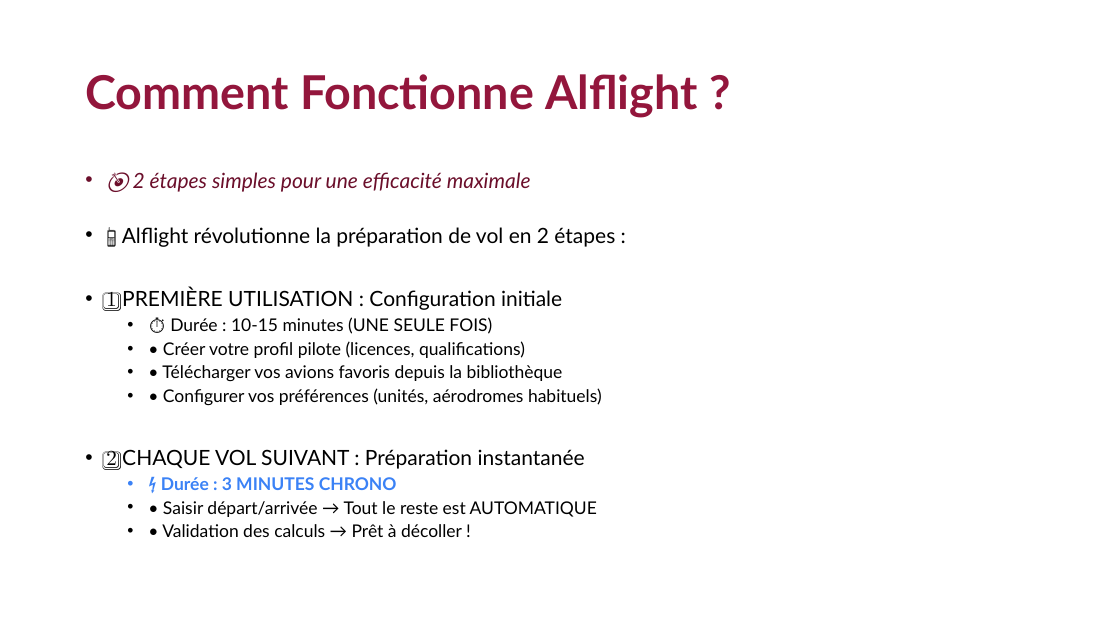
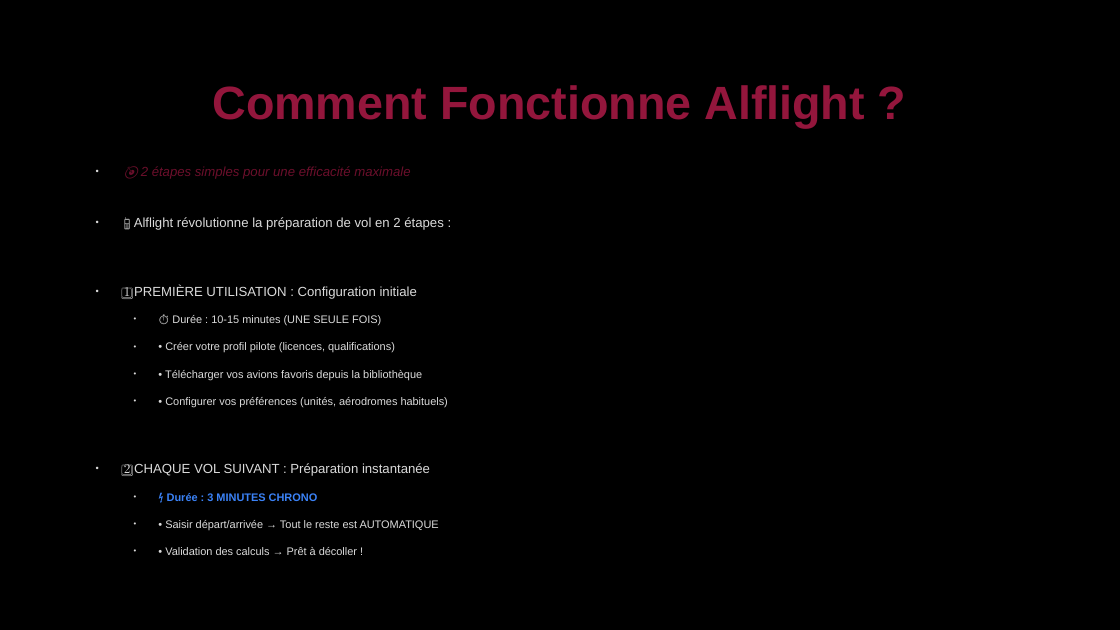
Before and after one commit to Ne0hermes/alflight, a slide deck: slide 19 of ALFlight_Presentation_Complete.pptx (slide 20 before the commit). Drawn at 1120x630 pixels with LibreOffice and Linux fonts; fonts in the diff are those of the drawing; background and template pictures are left out. Boxes give left, top, right and bottom in pixels: in the first picture for what was removed or moved away, otherwise in the second. Text is boxed around its words. In the diff, an @@ line names an element or a change of style, - is before the commit and + after.

```diff
--- a/ALFlight_Presentation_Complete.pptx
+++ b/ALFlight_Presentation_Complete.pptx
@@ background #FFFFFF to picture (left out) @@
@@ title "Comment Fonctionne Alflight ?": place and size @@
-title "Comment Fonctionne Alflight ?" at [85, 74, 698, 118]
+title "Comment Fonctionne Alflight ?" at [212, 85, 865, 128]
@@ title "Comment Fonctionne Alflight ?" at [212, 85, 865, 128]: font Lato to Arial, letter outline none to #404040 0.75 pt; alignment left to centre; line spacing 0.9 to 1 @@
@@ text "🎯 2 étapes simples pour ...": place and size @@
-text "🎯 2 étapes simples pour ..." at [106, 172, 615, 537]
+text "🎯 2 étapes simples pour ..." at [124, 166, 448, 530]
@@ text "🎯 2 étapes simples pour ..." at [124, 166, 448, 530]: size 18 to 11.2 pt in "🎯 2 étapes simples pour une efficacité ...", "📱 Alflight révolutionne la préparation de vol ...", "1️⃣ PREMIÈRE UTILISATION : Configuration initiale", "2️⃣ CHAQUE VOL SUIVANT : Préparation instantanée"; font Lato to Arial, letter outline none to #404040 0.75 pt; text colour #000000 to #DADADA in "📱 Alflight révolutionne la préparation de vol ...", "1️⃣ PREMIÈRE UTILISATION : Configuration initiale", "⏱️ Durée : 10-15 minutes (UNE SEULE ...", "• Créer votre profil pilote (licences, qualifications)" and 5 more places; size 15 to 9.4 pt in "⏱️ Durée : 10-15 minutes (UNE SEULE ...", "• Créer votre profil pilote (licences, qualifications)", "• Télécharger vos avions favoris depuis la ...", "• Configurer vos préférences (unités, aérodromes habituels)" and 3 more places; indent changed; line spacing 0.8 to 1; less space between paragraphs; more space between paragraphs @@
```
Also in this commit, not shown: 30 other slides changed, 1 slide added, 2 slides removed, 1 other file.
